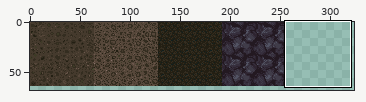
Pixel-art file -- TaladroJuego/Assets/Art/Textures/Terrain/Terrain Texture Array.aseprite. The picture above shows the old version from afar; the outline marks the close-up.
Close-up. As it was:
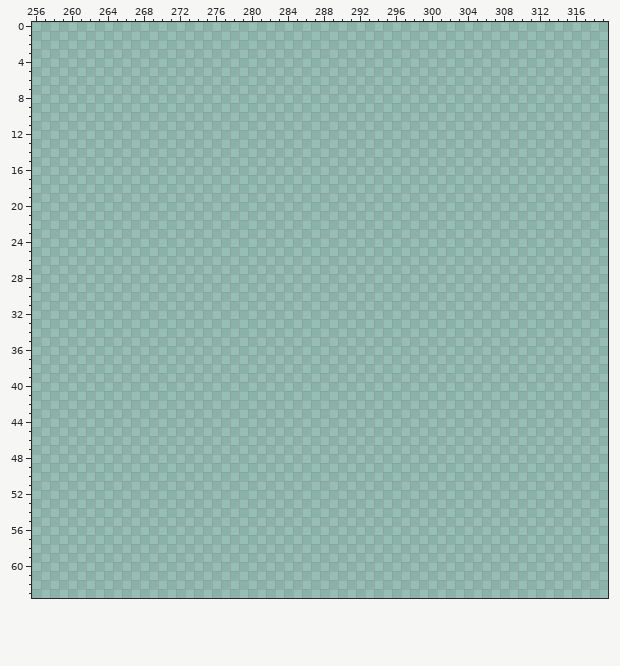
512x512 pixels, 1 frame. Colours within 5 levels of each other are drawn and written as one. Shown: x 256..319, y 0..63. The wide view leaves out empty margins.
After the commit:
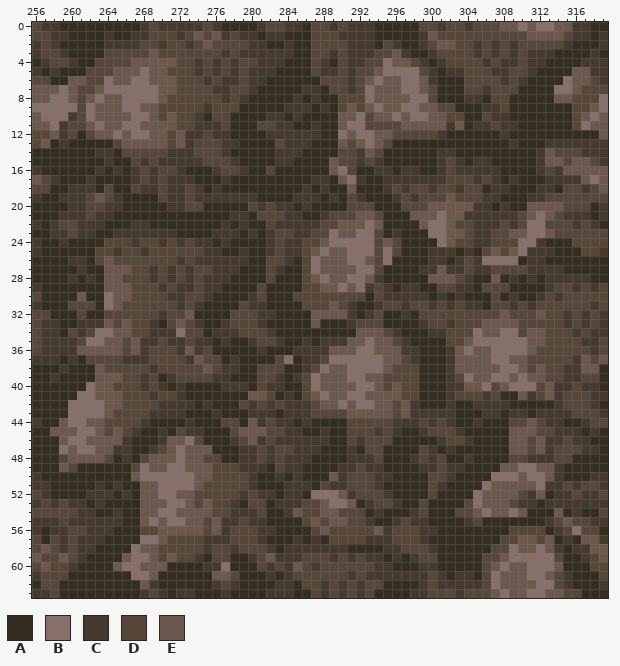
Palette (. is transparent): A #342d20  B #867069  C #453a2d  D #56473a  E #6c584d
From old to new:
Changed rows in their new state; - is an unchanged pixel.
first column x 256:
 0 DCCAAAAAAAAACDCCCCCDCAAAACDDCCADDCDCCCAAAAADDCDDCDDDEEBEBBEECCAA
 1 DDCCAAAACAACCDDDCDEDECDCCACCAAADDDCCCCAAAAACEDDDDDDDDDDEEEEDCCAC
 2 CDCAAAAACCCCDDCDDCDEDDDDCCAACAADDDDCCCADCAACDEEDDCDCDCDDDDDCAAAC
 3 CDDCAAAADDDDDEDDDDDDDCDCCCCCCAADDCDCCCDDECAACDDDDCDCDCDCCCAAAACA
 4 ACDDCAADDDDEEEEEDDCDCDCDDCCCAAADCADCCDDBEEDCACDDDDCDCCDCCAAAACCC
 5 CACAAADDDEEEBEEDDDCDCDCDCCCAAAADCCDCDDEBBBBDCACCDDDCCDDCAAAAEECC
 6 DDAAEEDDBEEBBEEEDDDCDCCDCCAAAAAADDDCDEBEEBBECAAADDDDCDCAAAABEEDC
 7 EEEBEDDEBBBBBBEEDDDDCCDDCAAAAACCADDCDBEEEBBEDAAADDCDDDAAAABBEDDD
 8 EEBBEDEBEEBBBBEDDDDDDCDCAAAAACACAADDDBEEEEBBDAAACCADDAAAAAEEDDDB
 9 BBBBBDBEEEBBEEDDDDDCDDDAAAAACCCACADEDEBEEBBEEDDAAACCDAAAAAAADDEB
10 EBBBCDBEEEEBBEDEDDCADDAAAACCACAAAAEEBDEEBEBBEEDDAADCCAAAAAAADEBE
11 EEBCDDEBEEBBEEEEDDCCCDAAADDCCAACAAEBBDDDDEEEEECEACCDCCAAAAAADBEE
12 DDECDADEEBEBBEEDECCDCCAAAACCCCCCAABEBBEEDDDDDCAAAAAACAAAAAAAAAAE
13 DEACAAAAADEEEEEDECDDDCCAAAADCCCAAAEDEBEDAAAAAAAAAAAAACAAACCCCCCC
14 AAAAAAACCADDDDDCCCDDDCAAAAACCCAAAADDCEDAAAAAACCAAAAAAAAACEDDDCCC
15 AAAAAAAACAADCDCCCCCDDDCAAAACCAAAAEDDCDCAAAAAACDCACCAAAAACEEDEEDC
16 CAAAAAACACACDCDDCAAACDDCAADAAAAAAEBDAACCACCAACDCCCCCAAAACDCEEEEE
17 EDCAAACAAAACDCDCCCAAACAAAAAAAAACCAEBCAACCCCCCCDDDCDCACAAACCCCEBE
18 DDAACCCADAADCCDCCDCACAAAAAAAAACACAAEAAACDCDDCDDCDDACCAAACCADDCDE
19 CAACCCDEDCAAAADCCDCCCCCCCAAAACCCACADCAAACDCDDDEDDDCCAAACCDDDDDDD
20 AAAACCDDCCAAAAACCDDAAAAADCDCCACAAAADDDAAADDDEEEEECCACAAEEEEDDDAC
21 AAACCCDCCAAAAAAAAAAAAACCADDDCCAACDDDEEDAAAEEEBEECCCCCCDEBEDCCCAC
22 CACDDCCCAAACCAAAAAAAACACAADCCCCCDDEEEBEAAAAEBBEDDCCCDCDBBDDDCDCA
23 AACCDCCAACCCCCCCAAAACCCACACDDCCDDBEEBBDACAAABBEEDCCDDEEBBEDDDDDD
24 CAACAAAADDDCDDCDCDCCACAAAACDCCDDEBBBBBDEDAAAABEDDCCDDDBBCAAADDDD
25 CAAAAAADDCDDCDDDDDDCCAACAACDCCDEBEEBBBDBDAAACCCACADEDEBCCCAAADDC
26 AAAACCADEDDDDDDDCDCCCCCCAADDCADBEEEBBEDBAAAACCACDCBBBBACCAAAAAAA
27 AAAAACAAEEEDDCDCDCDDCCCAAADCAADBEEEEBBDAAAACCECCDCCDDDDCCCCAAAAA
28 AAAACACAEEDDDCDCDCDCCCAAAADAAADEBEEBBECAAAAAEEEDCAAEACACACCCCCAA
29 CAAAAAAAEEEDDDCDCCDCCAAAADAAAADDEEBEBCDCACCAADDCCADDDAAAACDDCDCD
30 DAAAAEAABEEDDDDCCDDCAAAACDAAADDDDDDDDADCCCCCACACAAADACAACDCDDDDD
31 CAAADDDABEDDDDDDCDCAAAADCCAAAADDDEDCAACDDCDDCDCDCCADDCDCDDDDDDCD
32 DDAAADAADDDDDDCDDEAAAADDDCCAAAAEEEECACDAACADDDDDDDDDEDDDEDDCDCDC
33 DCCAACCCEDEDDCADEDCAACDDDCAAAAAEAAACDDDAAAACDDCDDDEEEEDDDDDCDCDC
34 DCCADCDBBEEDDCCCBDDACCCDDDCAAAAAAAAAEEEDCAAACCDDDBEEBBDEEDDDCDCC
35 DCCCCDBBEEDECCDCCDCCACAACDDCAACACCCEEBEEDCAAAADDEBBBBBBEEDDDDCCD
36 DCCCCEEEEEDECDDDCECDAAAAACAAACCCCEEEBBEEECCAAACEBEEBBBBEDDDDDDCD
37 CCCACADDDDCCCDDDDCEDDACAAAADBACCDBBBBBBEEDCAAACEEEEBBEEDDDDDCEDE
38 AAACAAAEDDDDDCDDDDDEDCCAADDDAACDBEEBBBBEDDDAAACEEEEEBBEDEDDCCEEA
39 AACAAAAEEEDDCDACDDDDCCAAADDCACDBEEEBBEEDDDDAAACDBEEBBEBEEDDCCDDA
40 AAAAAABEEDDDCDCACAAAACCCADCCAADBEEEEBBEDEDDAAACCEEBDEBBBDECCDCCA
41 AAAAABBEEEDDDCDDCAAAAAAAEEDACADEBEEBBEEEEDDAAACDDDCDAAECDECDDDCC
42 AAAABBBBEEDDDDCCCCACAAADCDCDCCCDEEBEBBEEDECAAACAACCCCAAAAACDDDCA
43 AAAABBBBEDDDDCCCCAAACAAACCCACCCDDDDEEEEEDECCCCCAAACCACCACCCCDDDC
44 CAAEBBEEDDDDCAAAACAAADDAECDCCACAAAADDDDDCCCDCDCAACAAADDEDCCAACDD
45 AAEEEBBEDEDCAACADCCAAADEEEDDCCAACAADDDCDCAACDDDCAAAAAEEEDDCCCACA
46 AAAEBBEEEECAAACEEBDAAACDECDCCCCCCAADCDDDAAAAACDDCAAAAEEDECCDCCAA
47 AAABEBBEECCAACDEBEEEAAACCDCDDCCCAAACADDAAAADCACAAAAAAEEDECDDDCCA
48 AAADEEEEDACADEEEBEEDDAACCDCDCCCAAAACCCDAAACDCDAACAAAADDCCCDDAAAA
49 AAAEDAAAAAADBEEBBEEEDDDCCCADCCAAAACCDCCAAAACCDCCAAAAEEBBEECAAAAA
50 CAAAAAAAAAAEBBBBBBEEDDDDCAACACAAAECDDDCCAAAADDCAAAABBBEBBECAAACC
51 CCAAAAACACAAEEBBBBEDDDDDCAAACCCADCCDDDCAAAAADCAAAABEEEEEBCCDCDDC
52 DCAAAACCCACAEEBBEEDDDDDCDCCACCABBBECDDDCAAAADAAAABEEEEDCEACCDCCD
53 CDCDCCACAAAAEEEBBEDEDDCADDACCCDDEBBEACDDCAADAAAADBEEEDCCACCCCCCC
54 DDDDDCCAACAAEEBBEEEEDDCCCDAACEDDEEDDDACAAACDAAADDEBEEBEAAAEACAAD
55 CCCDCCCCCCAAEBEBBEEDECCDCCAAAADEDEEDDCAACDCCAAAACDAAAAAAACDEDDCC
56 CACCDDCCCAAADDEEEEEDECDDDCCAAAADEDDDDDECDDDCCAAAAAAAADDDDACDBDDA
57 DADCDCCCAAAABBEDDDDCCCDDDCAAACACADDDDCCCDDDCAAAAAAAADDEEDEACAEEC
58 DEDCDCCAAAABEEDDDDDCDDCDDDCACCCCCCCAAAACCDDDCAAAAAADDBEEBECACCEE
59 EDDEDCAAAAEBBEDEDDCADDAACDECCCDDDCDCDCCACACDDAAAAADDEBBBBBDAACDE
60 DEDDCAAAAEBBEEEAAAACCBAAADCDCEDCDDDDDDCCAAACCAAAAADEBEEBBBEAAADD
61 CDDDAAAAAAABBEAAAAAAEEDAAACACDDDDDDCDCCCCCCCDCACCADBEEEBBEDCAAAD
62 ADDAAAAAAAAAECAAAAAACDCAAAACCADDCDCDCDDAAAACDCCCCCDBEEEEBBDCAAAC
63 CCDAAAAAAAAACDCACCAAACAAAACCCAADCDCDCDAAAACCDDDCDDDEBEEBBEEDDAAA
Where, in picture pixels (left, top, right, bottom), the same in both close-ups:
added: (32, 22, 608, 598)
